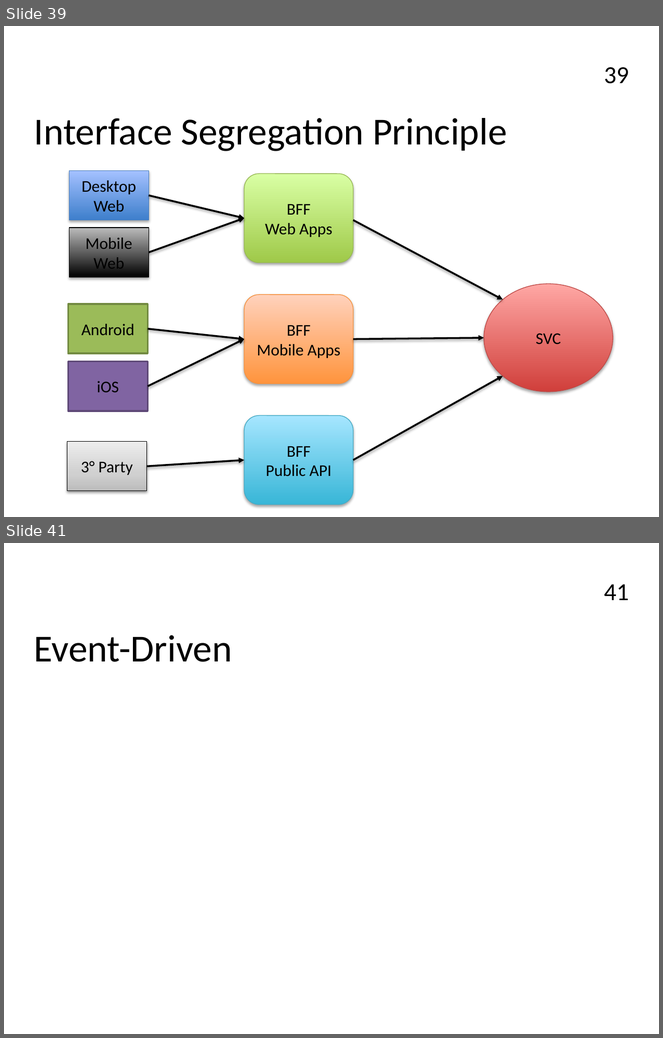
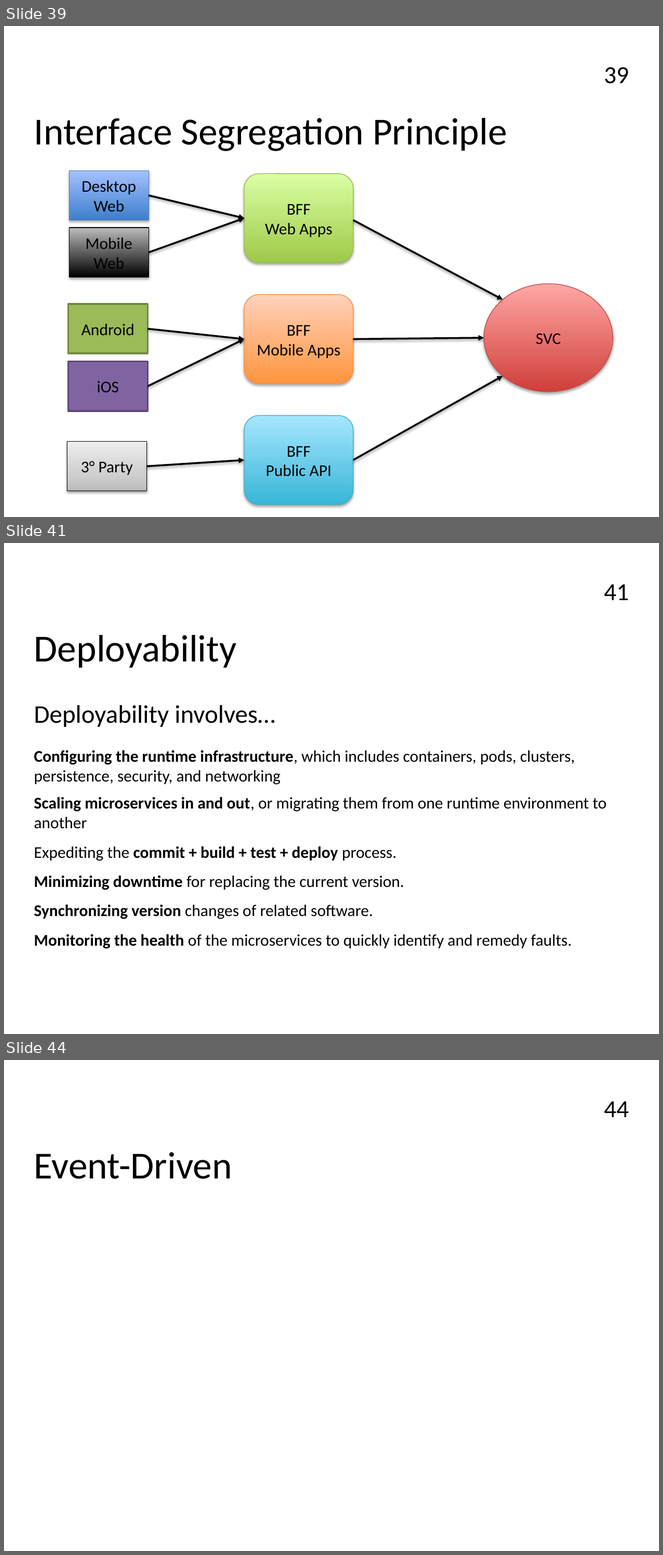
Before and after one commit to FrancoMelandri/SOLID, a slide deck: docs/solid.pptx. Shown one above the other, each under a label of ours: slides 39 and 41 before the commit, slides 39, 41 and 44 after it; the slides between them are not shown. The pictures are 663x1038 and 663x1555 pixels, drawn with LibreOffice and Linux fonts; fonts in the diff are those of the drawing. Boxes give left, top, right and bottom in pixels: in the first picture for what was removed or moved away, otherwise in the second. Text is boxed around its words. In the diff, an @@ line names an element or a change of style, - is before the commit and + after.

Commit message:
adding deployability description

```diff
--- a/docs/solid.pptx
+++ b/docs/solid.pptx
@@ slide 41 added at (4, 543, 659, 1034), background #FFFFFF; not listed: 1 template element that a slide beside it also shows @@
@@ text added at (34, 635, 237, 668), 42 pt, text #000000 @@
+Deployability
@@ text added at (34, 705, 275, 727), 28 pt, text #000000 @@
+Deployability involves…
@@ text added at (34, 750, 575, 785), 18 pt, text #000000 @@
+Configuring the runtime infrastructure, which includes containers, pods, clusters, persistence, security, and networking
@@ text added at (34, 797, 607, 829), 18 pt, text #000000 @@
+Scaling microservices in and out, or migrating them from one runtime environment to another
@@ text added at (34, 847, 397, 861), 18 pt, text #000000, bold @@
+Expediting the commit + build + test + deploy process.
@@ text added at (34, 876, 404, 890), 18 pt, text #000000 @@
+Minimizing downtime for replacing the current version.
@@ text added at (34, 905, 373, 919), 18 pt, text #000000 @@
+Synchronizing version changes of related software.
@@ text added at (34, 935, 572, 949), 18 pt, text #000000 @@
+Monitoring the health of the microservices to quickly identify and remedy faults.
@@ what was slide 41 is now slide 44 @@
@@ page number at (604, 1101, 629, 1117): text changed @@
-41
+44
```
Also in this commit, not shown: 3 other slides added, 1 slide removed.
